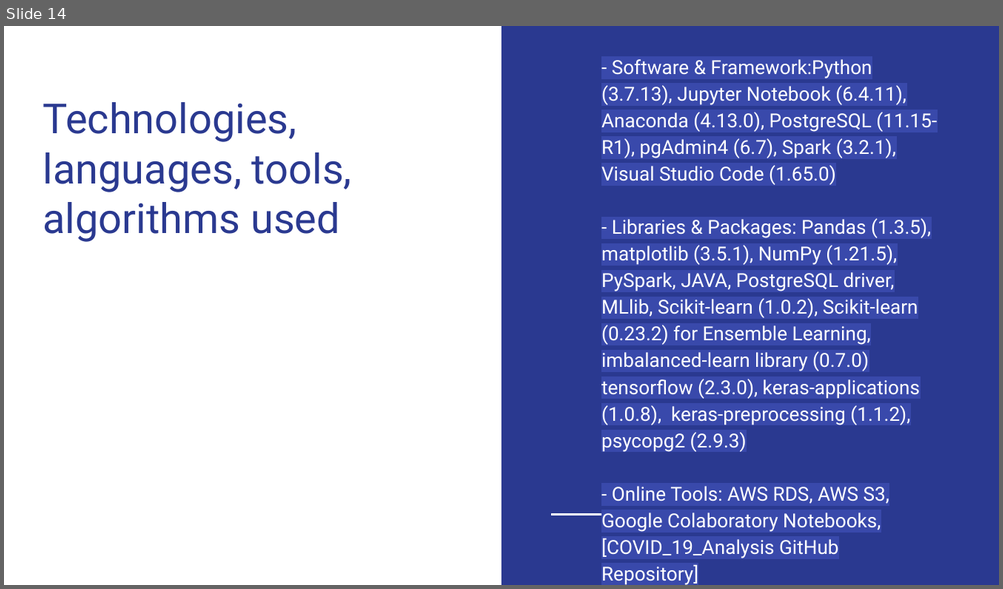
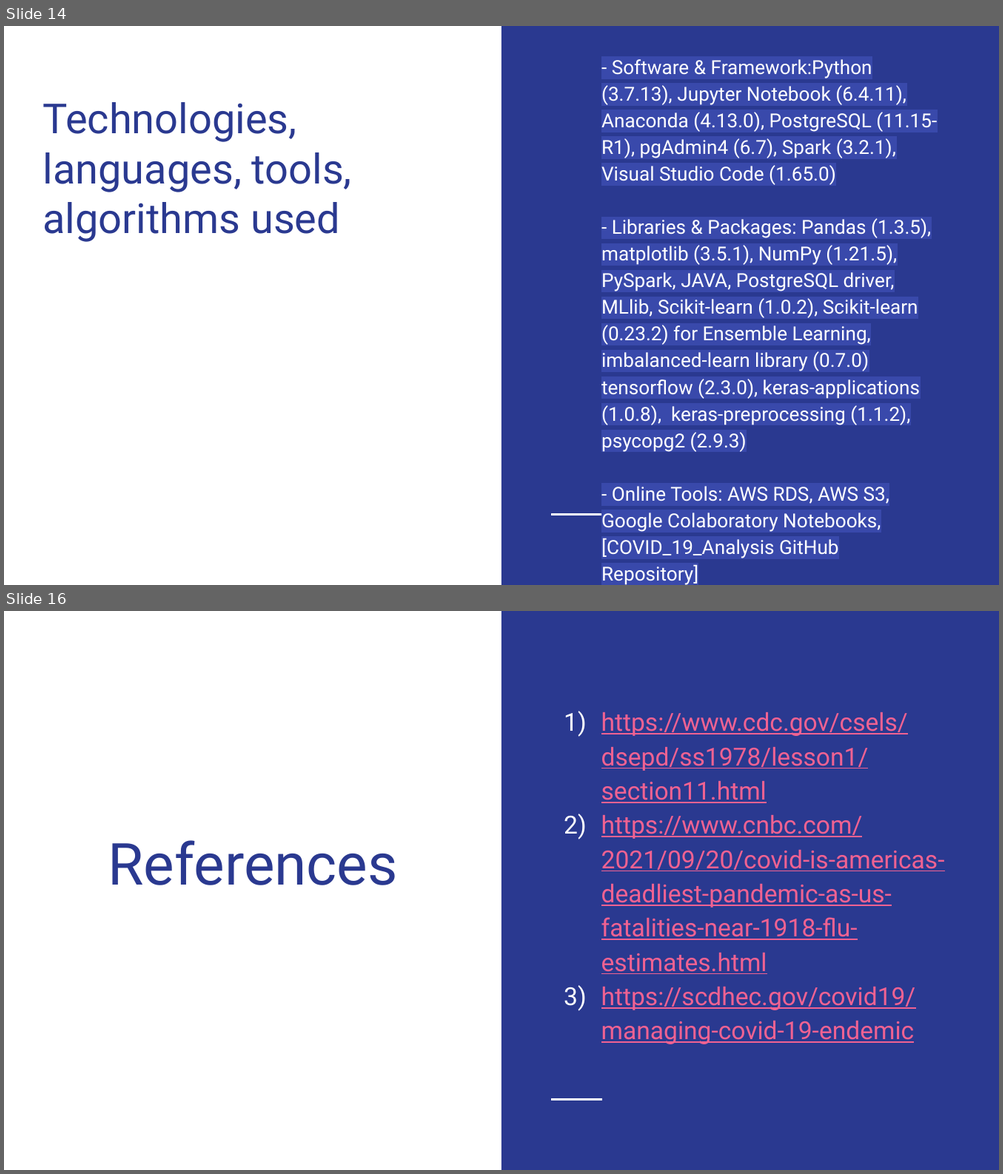
Before and after one commit to Magzzie/COVID-19_Analysis, a slide deck: COVID-19 Analysis.pptx. Shown one above the other, each under a label of ours: slide 14 before the commit, slides 14 and 16 after it; the slides between them are not shown. The pictures are 1003x589 and 1003x1174 pixels, drawn with LibreOffice and Linux fonts; fonts in the diff are those of the drawing. Boxes give left, top, right and bottom in pixels: in the first picture for what was removed or moved away, otherwise in the second. Text is boxed around its words. In the diff, an @@ line names an element or a change of style, - is before the commit and + after.

```diff
--- a/COVID-19 Analysis.pptx
+++ b/COVID-19 Analysis.pptx
@@ slide 16 added at (4, 611, 999, 1170), background #FFFFFF; not listed: 2 template elements that a slide beside it also shows @@
@@ text added at (601, 712, 945, 1045), 18 pt, text #F06292, underline @@
+1) https://www.cdc.gov/csels/dsepd/ss1978/lesson1/section11.html
+2) https://www.cnbc.com/2021/09/20/covid-is-americas-deadliest-pandemic-as-us-fatalities-near-1918-flu-estimates.html
+3) https://scdhec.gov/covid19/managing-covid-19-endemic
@@ title added at (108, 840, 398, 886), 42 pt, text #2A3990 @@
+References
```
Also in this commit, not shown: 3 slides changed, 2 other slides added, 3 slides removed.
